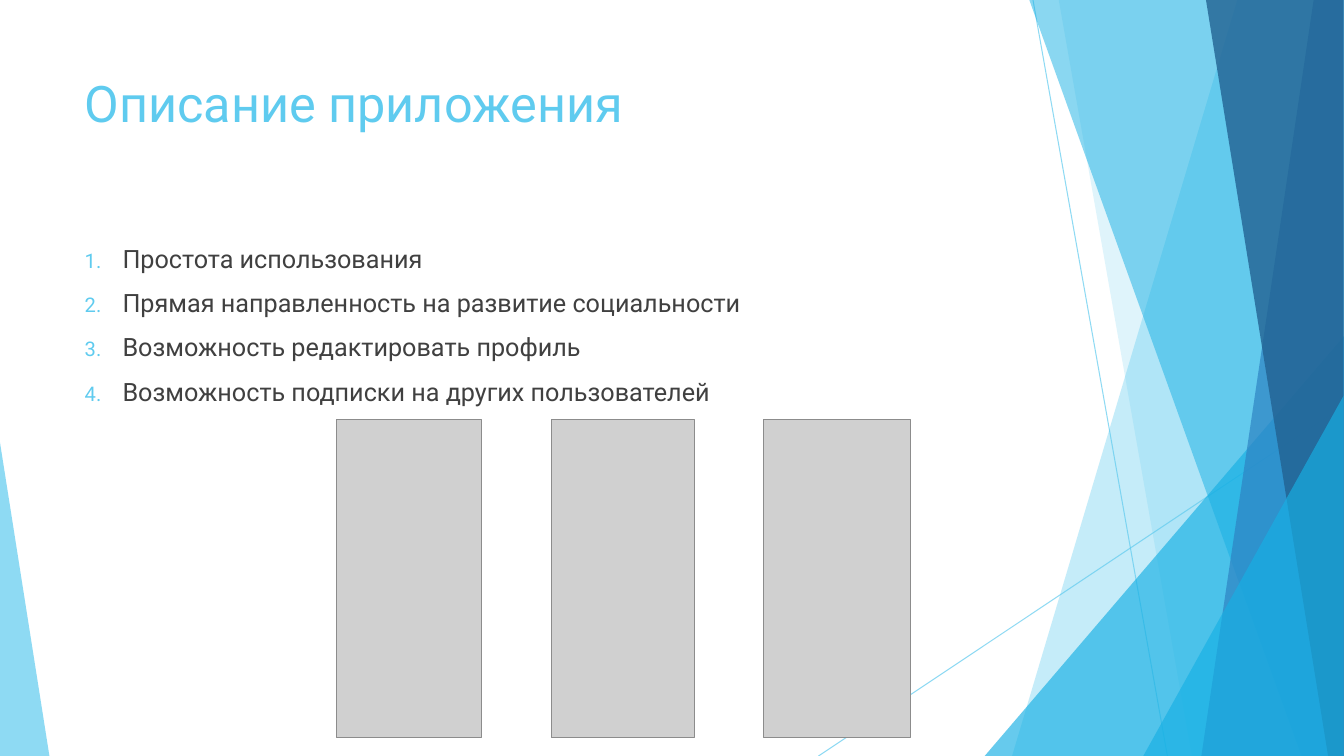
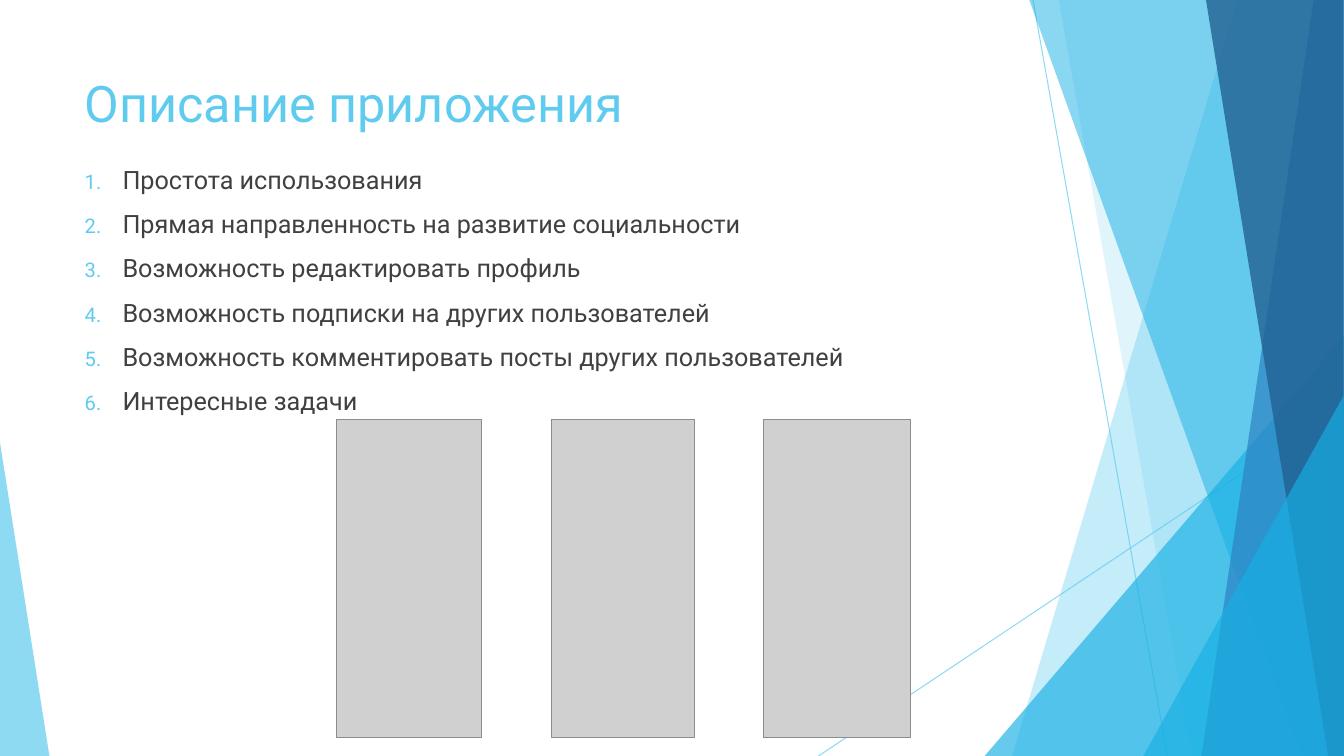
Before and after one commit to s1ngle0f/Achivements, a slide deck: slide 8 of Файлы для оценки/Социальный челленджер.pptx (slide 7 before the commit). Drawn at 1344x756 pixels with LibreOffice and Linux fonts; fonts in the diff are those of the drawing; grey boxes stand for pictures. Boxes give left, top, right and bottom in pixels: in the first picture for what was removed or moved away, otherwise in the second. Text is boxed around its words. In the diff, an @@ line names an element or a change of style, - is before the commit and + after.

```diff
--- a/Файлы для оценки/Социальный челленджер.pptx
+++ b/Файлы для оценки/Социальный челленджер.pptx
@@ text "Простота использования": place and size @@
-text "Простота использования" at (123,250,741,407)
+text "Простота использования" at (123,171,843,415)
@@ text at (123,348,843,415): paragraphs added @@
+5. Возможность комментировать посты других пользователей
+6. Интересные задачи
```
Also in this commit, not shown: 2 other slides changed, 2 slides added, 3 other files.
